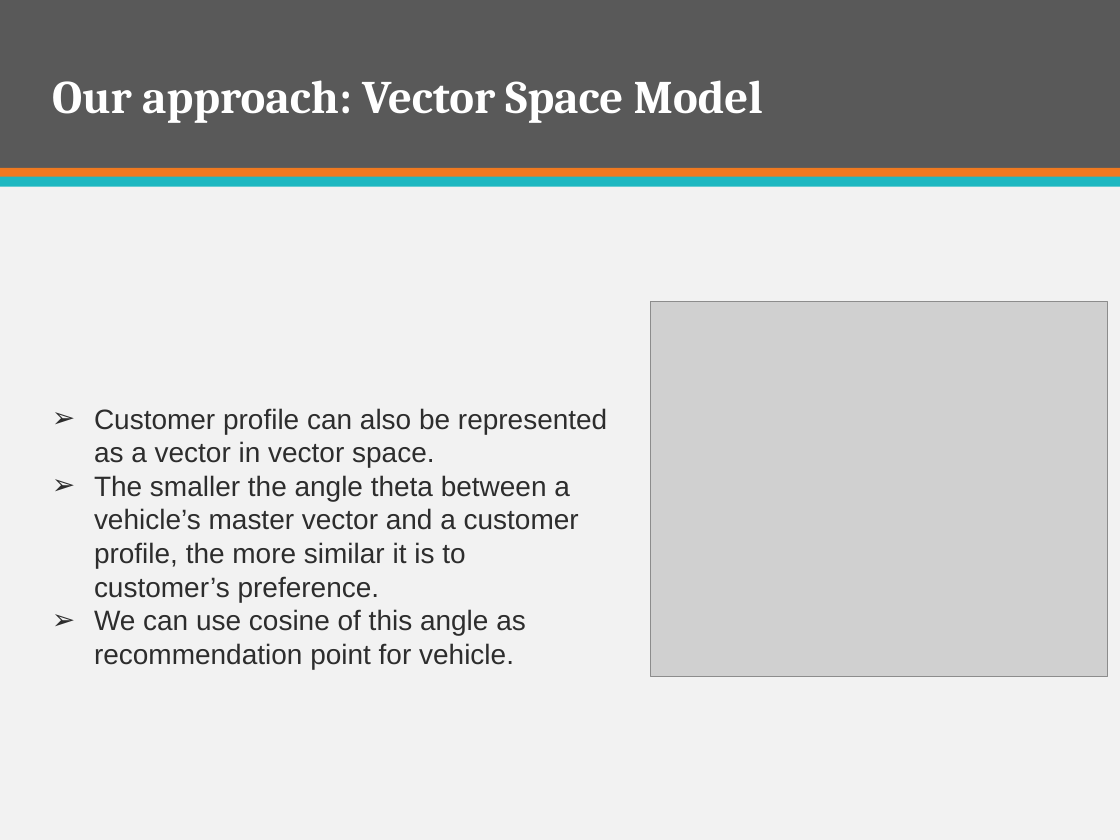
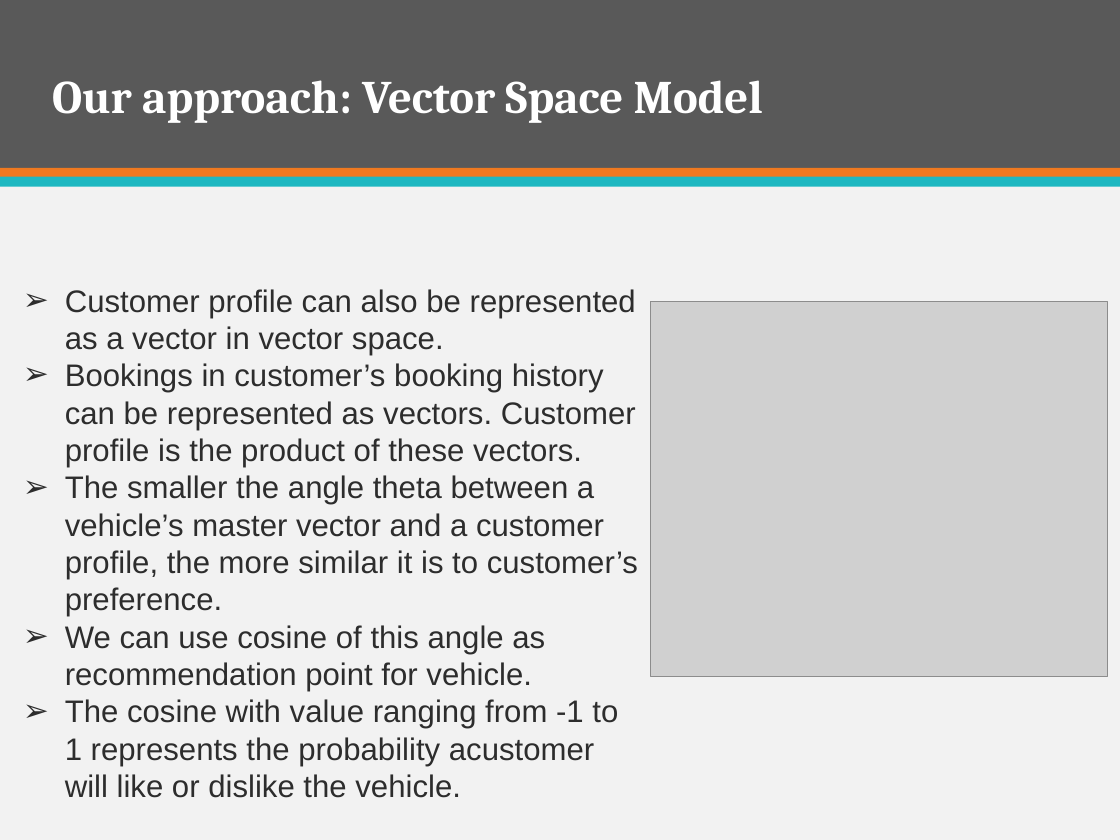
Before and after one commit to firzgard/CarRentalPortal, a slide deck: slide 61 of slide/CAR RENTAL PORTAL-Official.pptx (slide 62 before the commit). Drawn at 1120x840 pixels with LibreOffice and Linux fonts; fonts in the diff are those of the drawing; grey boxes stand for pictures. Boxes give left, top, right and bottom in pixels: in the first picture for what was removed or moved away, otherwise in the second. Text is boxed around its words. In the diff, an @@ line names an element or a change of style, - is before the commit and + after.

Commit message:
update slide

```diff
--- a/slide/CAR RENTAL PORTAL-Official.pptx
+++ b/slide/CAR RENTAL PORTAL-Official.pptx
@@ text "Customer profile can also be ...": place and size @@
-text "Customer profile can also be ..." at [94, 408, 607, 669]
+text "Customer profile can also be ..." at [65, 289, 638, 798]
@@ text at [65, 289, 638, 691]: size 18 to 20 pt in "Customer profile can also be represented as ...", "The smaller the angle theta between a ...", "We can use cosine of this angle ..." @@
@@ text at [65, 363, 636, 467]: paragraph added @@
+➢ Bookings in customer’s booking history can be represented as vectors. Customer profile is the product of these vectors.
@@ text at [65, 699, 618, 798]: paragraph added @@
+➢ The cosine with value ranging from -1 to 1 represents the probability acustomer will like or dislike the vehicle.
```
Also in this commit, not shown: 4 other slides changed, 2 slides added, 13 slides removed.
